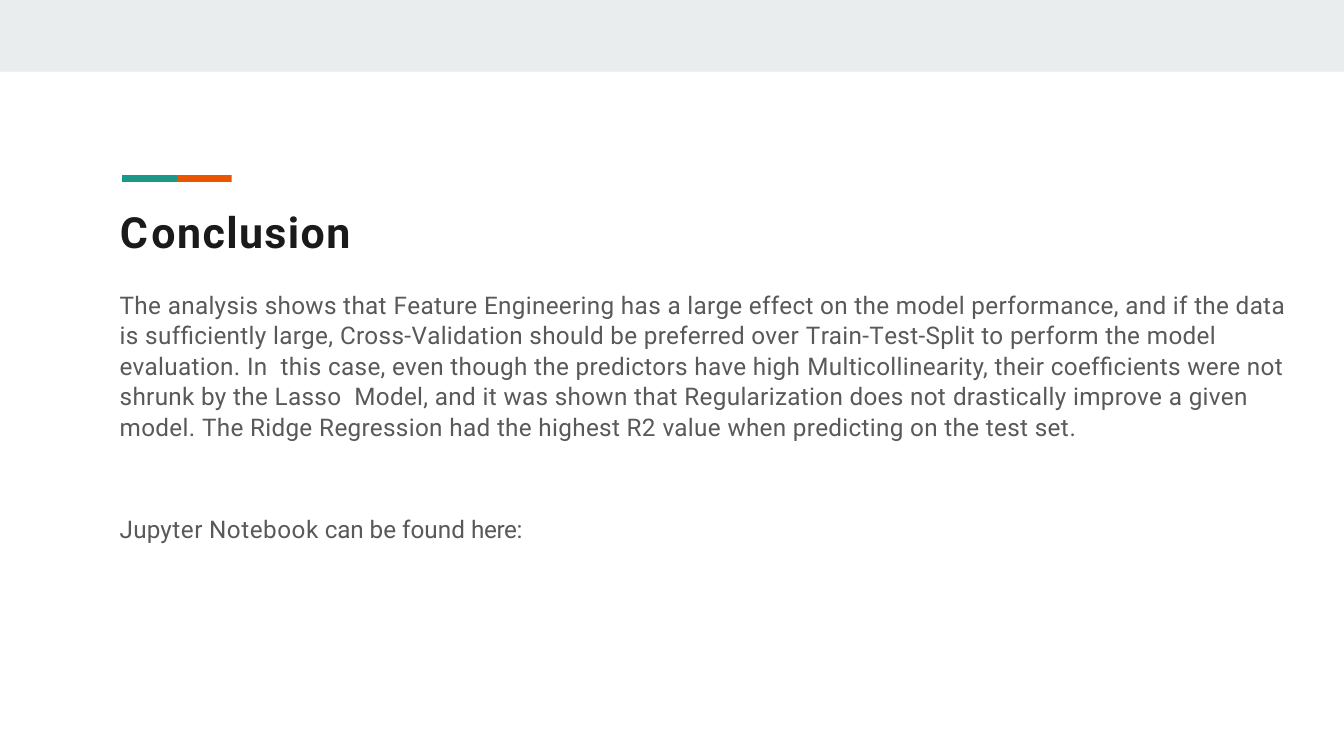
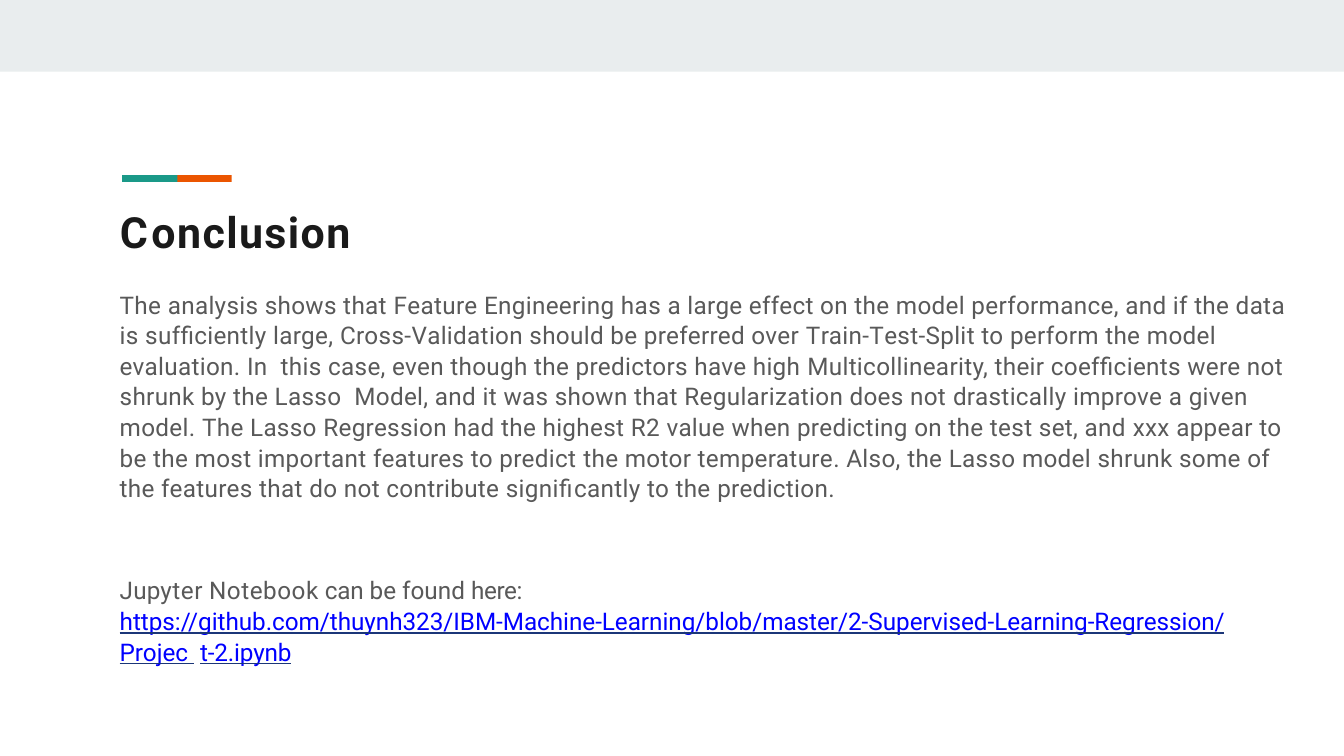
Before and after one commit to moqa19/IBM-Machine-Learning, a slide deck: slide 21 of Project-2-Report.pptx (slide 19 before the commit). Drawn at 1344x756 pixels with LibreOffice and Linux fonts; fonts in the diff are those of the drawing. Boxes give left, top, right and bottom in pixels: in the first picture for what was removed or moved away, otherwise in the second. Text is boxed around its words. In the diff, an @@ line names an element or a change of style, - is before the commit and + after.

```diff
--- a/Project-2-Report.pptx
+++ b/Project-2-Report.pptx
@@ text at box(120, 295, 1285, 502): text changed @@
-The analysis shows that Feature Engineering has a large effect on the model performance, and if the data is sufﬁciently large, Cross-Validation should be preferred over Train-Test-Split to perform the model evaluation. In this case, even though the predictors have high Multicollinearity, their coefﬁcients were not shrunk by the Lasso Model, and it was shown that Regularization does not drastically improve a given model. The Ridge Regression had the highest R2 value when predicting on the test set.
+The analysis shows that Feature Engineering has a large effect on the model performance, and if the data is sufﬁciently large, Cross-Validation should be preferred over Train-Test-Split to perform the model evaluation. In this case, even though the predictors have high Multicollinearity, their coefﬁcients were not shrunk by the Lasso Model, and it was shown that Regularization does not drastically improve a given model. The Lasso Regression had the highest R2 value when predicting on the test set, and xxx appear to be the most important features to predict the motor temperature. Also, the Lasso model shrunk some of the features that do not contribute significantly to the prediction.
@@ text at box(120, 611, 1225, 667): paragraph added @@
+https://github.com/thuynh323/IBM-Machine-Learning/blob/master/2-Supervised-Learning-Regression/Projec t-2.ipynb
```
Also in this commit, not shown: 8 other slides changed, 2 slides added, 1 other file.
